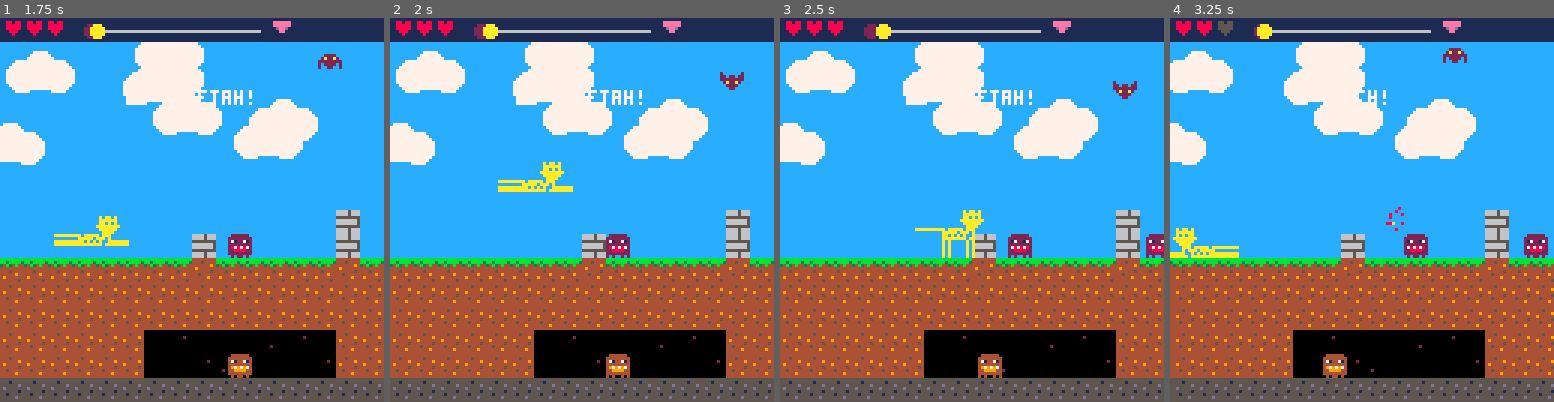
Above: before the commit, frames 1-4 (left to right).
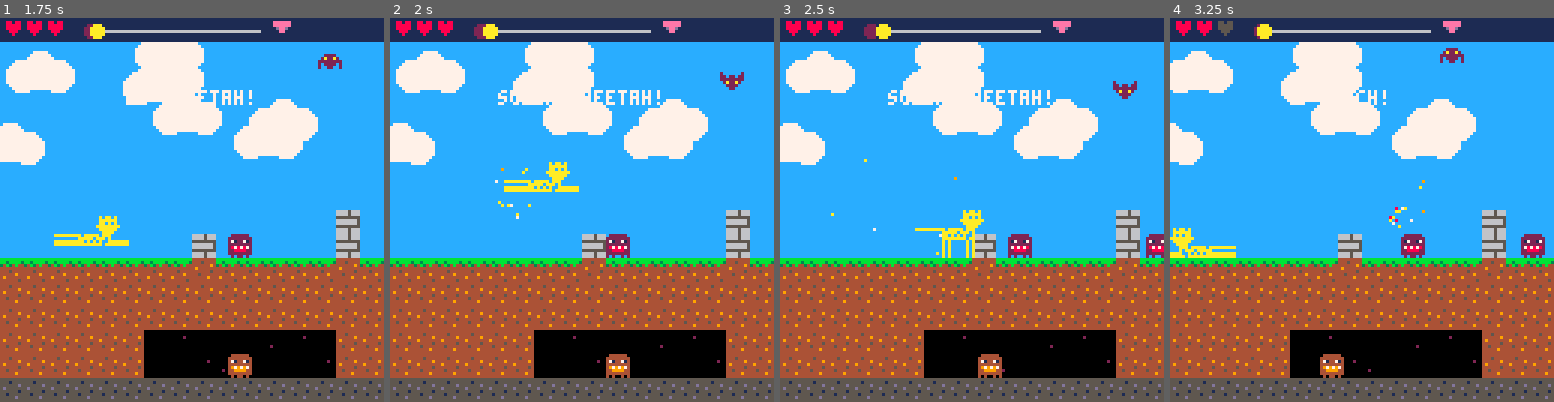
Above: after the commit, the same moments.

Repository: andyreagan/pico-8
Game: PICO-8 cartridge carts/super-animals-2.p8
Two runs of this game, one before a commit and one after it. Both use one fixed random seed, a clock stepped at 60 frames per second and the inputs below.
Inputs:
- Up to frame 1 (1.75 s): tap X (X key) at 0.33, 1.07 s; tap O (Z key) at 0.7, 1.7 s; hold Right from 1.6 s (still down)
- Up to frame 2 (2 s): keep holding Right; tap X (X key) at 1.85 s
- Up to frame 3 (2.5 s): release Right at 2.1 s; tap O (Z key) at 2.1 s; hold Up 2.15-2.42 s; hold Right from 2.47 s (still down)
- Up to frame 4 (3.25 s): tap O (Z key) at 2.5, 2.9 s; tap X (X key) at 2.97 s; release Right at 3.03 s; hold Left from 3.08 s (still down)

Frame 1 is identical in both runs. In frame 2, 0.9% of the frame differs, in the area x 27-71%, y 18-53%; in frame 3, 0.5%; in frame 4, 9.0%, in the area x 0-100%, y 6-100%.

Commit message:
Super Animals 2: invisible power up stars make each animal's power stronger, the fox and eagle see them with eye beams
Co-Authored-By: Claude Fable 5.2 <noreply@anthropic.com>

Diff:
--- a/carts/super-animals-2.p8
+++ b/carts/super-animals-2.p8
@@ -49,23 +49,23 @@
  "................................................................................................",
  "............b.................b...........................b.......................b.............",
  "............................................b.........................b.........................",
- "......................b.........................................b.......................b.......",
- ".....................................b..............m.....b.....................................",
+ "......................b.........................................b..........*............b.......",
+ ".....................................b............*.m.....b.....................................",
  ".................###......b......................sssssss................b.......................",
- ".................................................sssssss..........................sssssss.......",
+ ".....*...........................................sssssss......................*...sssssss.......",
  "..............s.................................ssssssss....................................D...",
- "..P.....s..m..s...m.....m....m...............c.sssssssss.......m................c.....m....sss..",
+ "..P.....s..m..s...m.....m....m...............c*sssssssss.......m................c.....m....sss..",
  "####################iiiiiiiiiii#wwsswwssww##################iiiiii#wwsswwssww###################",
  "################################wwwwwwwwww#########################wwwwwwwwww###################",
  "################################################################################################",
  "######oooooooo########ooooooo#################oooooooooo########################ooooooooo#######",
- "######ooooouoo########oooouoo#################ooouooouoo########################ooooouooo#######",
+ "######oo*oouoo########oooouoo#################ooouooouoo########################ooooouooo#######",
  "BBBBBBBBBBBBBBBBBBBBBBBBBBBBBBBBBBBBBBBBBBBBBBBBBBBBBBBBBBBBBBBBBBBBBBBBBBBBBBBBBBBBBBBBBBBBBBBB",
 }
 
 function load_level()
  mw=#level[1]
- tiles={} mons={} flags={}
+ tiles={} mons={} flags={} stars={}
  for r=0,14 do
   tiles[r]={}
   for c=0,mw-1 do
@@ -84,6 +84,9 @@
    elseif ch=="c" then
     add(flags,{x=x,y=y-8})
     ch="."
+   elseif ch=="*" then
+    add(stars,{x=x,y=y,w=8,h=8})
+    ch=r>=gr and "o" or "."
    elseif ch=="D" then
     gem={x=x-2,y=y-1,w=12,h=9}
     ch="."
@@ -212,6 +215,9 @@
 
 function lose_life(p)
  p.lives-=1
+ -- getting hurt takes your power
+ -- up away
+ p.pow=false
  sfx(4)
  poof(p.x+p.w/2,p.y+p.h/2,{8,7,10})
  if p.lives<=0 then
@@ -350,6 +356,18 @@
   if not f.on and p.x>=f.x then
    f.on=true resx=f.x resy=f.y+16
    sfx(6) msg="checkpoint!" msgt=40
+  end
+ end
+ -- power up stars make your power
+ -- stronger until you get hurt.
+ -- they are invisible! and they
+ -- stay there for your buddy
+ for s in all(stars) do
+  if not p.pow and overlap(p,s) then
+   p.pow=true
+   sfx(8)
+   poof(s.x+4,s.y+4,{10,9,7})
+   msg="super "..c.name.."!" msgt=50
   end
  end
  if overlap(p,{x=gem.x,y=gem.y-12,w=12,h=21}) then
@@ -454,7 +472,8 @@
 function walk(p,c,dir,wet)
  local onice=p.ground and tile_at(p.x+p.w/2,p.y+p.h+1)=="i"
  local spd=c.spd
- if c.name=="cheetah" and btn(5,p.n) then spd=3 end
+ if c.name=="cheetah" and btn(5,p.n) then spd=p.pow and 4 or 3 end
+ if c.name=="eagle" and p.pow then spd=2.2 end
  if onice then
   -- ice slows everyone except
   -- the penguin, who zooms
@@ -462,7 +481,7 @@
  end
  -- the belly slide only works on
  -- ice (it can finish a hop)
- if p.ground and not onice then p.slide=0 end
+ if p.ground and not onice and not p.pow then p.slide=0 end
  if p.slide>0 then
   p.slide-=1
   p.vx=p.face*3
@@ -497,7 +516,7 @@
    -- hold x to flap up, let go to
    -- glide down slowly
    if flap then
-    p.vy=max(p.vy-0.5,-1.8)
+    p.vy=max(p.vy-(p.pow and 0.7 or 0.5),p.pow and -2.8 or -1.8)
    else
     p.vy=min(p.vy,1)
    end
@@ -528,12 +547,15 @@
   p.fire=false
   if btn(5,p.n) and p.fuel>0 then
    p.fire=true
-   p.fuel-=1
+   -- powered up: the fire goes
+   -- twice as far and lasts longer
+   local far=p.pow and 2 or 1
+   p.fuel-=1/far
    if p.fuel%6==0 then sfx(1) end
    local mx=p.face>0 and p.x+p.w or p.x
-   zap({x=p.face>0 and mx or mx-26,y=p.y-3,w=26,h=p.h+6})
-   for i=1,3 do
-    add(parts,{x=mx,y=p.y+3,vx=p.face*(1.5+rnd(2)),vy=rnd(1)-0.5,
+   zap({x=p.face>0 and mx or mx-26*far,y=p.y-3,w=26*far,h=p.h+6})
+   for i=1,3*far do
+    add(parts,{x=mx,y=p.y+3,vx=p.face*(1.5+rnd(2))*far,vy=rnd(1)-0.5,
      c=rnd({8,9,10}),t=6+rnd(8)})
    end
   elseif not btn(5,p.n) then
@@ -541,8 +563,11 @@
   end
  elseif n=="unicorn" then
   if btnp(5,p.n) and p.cool<=0 then
-   add(beams,{x=p.face>0 and p.x+p.w or p.x-12,y=p.y+2,w=12,h=6,
-    vx=4*p.face,vy=btn(2,p.n) and -2.5 or 0})
+   -- powered up: a giant rainbow
+   -- that goes through walls
+   local k=p.pow and 2 or 1
+   add(beams,{x=p.face>0 and p.x+p.w or p.x-12*k,y=p.y+4-2*k,w=12*k,h=6*k,
+    vx=4*p.face,vy=btn(2,p.n) and -2.5 or 0,big=p.pow})
    p.cool=15
    sfx(2)
   end
@@ -555,7 +580,14 @@
   -- it is out
   if p.punch>0 then
    p.punch-=1
-   local a={x=p.face>0 and p.x+p.w or p.x-12,y=p.y,w=12,h=p.h}
+   -- powered up: the punch sends
+   -- out a shock wave
+   local r=p.pow and 28 or 12
+   local a={x=p.face>0 and p.x+p.w or p.x-r,y=p.y,w=r,h=p.h}
+   if p.pow then
+    add(parts,{x=p.face>0 and a.x+12 or a.x+r-12,y=p.y+rnd(p.h),
+     vx=p.face*2,vy=0,c=rnd({7,10}),t=8})
+   end
    zap(a)
    smash(a)
   end
@@ -563,7 +595,7 @@
   dig(p)
  elseif n=="penguin" then
   if btnp(5,p.n) and p.slide<=0 and p.ground
-   and tile_at(p.x+p.w/2,p.y+p.h+1)=="i" then
+   and (p.pow or tile_at(p.x+p.w/2,p.y+p.h+1)=="i") then
    p.slide=30
    sfx(5)
   end
@@ -609,7 +641,7 @@
   add(parts,{x=p.x+p.w/2+p.face*5,y=p.y+p.h-2,vx=-p.face*rnd(1.5),vy=-1-rnd(1),
    c=rnd({4,4,9}),t=8+rnd(6)})
  end
- if p.digt>=7 then
+ if p.digt>=(p.pow and 2 or 7) then
   p.digt=0
   for d in all(q) do
    if tile(d[1],d[2])=="#" then
@@ -661,8 +693,16 @@
   sfx(5)
   -- in your shell you can't hold
   -- on, so you fall off!
-  if p.shell then p.stick=nil end
- end
+  -- (a powered up snail holds on)
+  if p.shell and not p.pow then p.stick=nil end
+ end
+ if p.shell and p.stick then
+  p.vx=0 p.vy=0
+  return true
+ end
+ -- a powered up snail crawls
+ -- twice as fast when stuck
+ local cs=p.pow and 1.2 or 0.6
  if p.shell then
   p.vx=0
   p.vy=min(p.vy+grav,4)
@@ -673,9 +713,9 @@
   local s=p.side
   p.vx=0 p.vy=0
   if btn(2,p.n) then
-   if blocked(p,p.x,p.y-1) then p.stick="ceil" else p.y-=0.6 end
+   if blocked(p,p.x,p.y-1) then p.stick="ceil" else p.y-=cs end
   elseif btn(3,p.n) then
-   if blocked(p,p.x,p.y+1) then p.stick=nil else p.y+=0.6 end
+   if blocked(p,p.x,p.y+1) then p.stick=nil else p.y+=cs end
   end
   if p.stick=="wall" and not blocked(p,p.x+s,p.y) then
    -- climbed past the top: hop on
@@ -689,7 +729,7 @@
   return true
  elseif p.stick=="ceil" then
   p.vy=0
-  p.vx=dir*0.6
+  p.vx=dir*cs
   move(p)
   if p.hitx!=0 then
    p.stick="wall" p.side=p.hitx
@@ -735,7 +775,7 @@
   local b=beams[i]
   b.x+=b.vx b.y+=b.vy
   zap(b)
-  if blocked(b,b.x,b.y) or b.x<camx-20 or b.x>camx+148 or b.y<-10 then
+  if (not b.big and blocked(b,b.x,b.y)) or b.x<camx-30 or b.x>camx+148 or b.y<-10 then
    deli(beams,i)
   end
  end
@@ -804,8 +844,9 @@
   end
  end
  for b in all(beams) do
+  local k=b.h/6
   for i=0,5 do
-   line(b.x,b.y+i,b.x+b.w-1,b.y+i,rc[i+1])
+   rectfill(b.x,b.y+i*k,b.x+b.w-1,b.y+i*k+k-1,rc[i+1])
   end
  end
  for p in all(ps) do
@@ -892,7 +933,11 @@
   sspr(16,32,16,16,x-8,y-16,16,16,fl)
  elseif n=="snail" then
   if p.shell then
-   sspr(52,32,8,7,x-4,y-7)
+   -- the shell stays where the
+   -- snail was stuck
+   sspr(52,32,8,7,
+    p.stick=="wall" and (p.side>0 and p.x+p.w-8 or p.x) or x-4,
+    p.stick=="ceil" and p.y or y-7,8,7,false,p.stick=="ceil")
   elseif p.stick=="wall" then
    sspr(44,32,8,12,p.side>0 and p.x+p.w-8 or p.x,y-12,8,12,p.side<0)
   elseif p.stick=="ceil" then
@@ -930,6 +975,23 @@
   else
    sspr(48,88,14,19,r and x-9 or x-5,y-19-bob,14,19,r)
   end
+ end
+ -- the fox and the eagle have
+ -- beams from their eyes that
+ -- point at the hidden power ups
+ if (n=="fox" or n=="eagle") and not p.bub then
+  local ex,ey=x+p.face*(n=="fox" and 6 or 2),y-(n=="fox" and 7 or 8)
+  for s in all(stars) do
+   if abs(s.x+4-ex)<90 then
+    line(ex,ey,s.x+4,s.y+4,rnd({10,9,7}))
+    print("\146",s.x,s.y+1,t()%0.4<0.2 and 10 or 9)
+   end
+  end
+ end
+ -- powered up animals sparkle
+ if p.pow and rnd()<0.4 then
+  add(parts,{x=p.x+rnd(p.w),y=top+rnd(p.c.sh),vx=0,vy=-0.4,
+   c=rnd({10,7,9}),t=8})
  end
  -- with two players, a little
  -- arrow shows who is who
--- a/docs/super-animals-2/super-animals-2.p8
+++ b/docs/super-animals-2/super-animals-2.p8
@@ -49,23 +49,23 @@
  "................................................................................................",
  "............b.................b...........................b.......................b.............",
  "............................................b.........................b.........................",
- "......................b.........................................b.......................b.......",
- ".....................................b..............m.....b.....................................",
+ "......................b.........................................b..........*............b.......",
+ ".....................................b............*.m.....b.....................................",
  ".................###......b......................sssssss................b.......................",
- ".................................................sssssss..........................sssssss.......",
+ ".....*...........................................sssssss......................*...sssssss.......",
  "..............s.................................ssssssss....................................D...",
- "..P.....s..m..s...m.....m....m...............c.sssssssss.......m................c.....m....sss..",
+ "..P.....s..m..s...m.....m....m...............c*sssssssss.......m................c.....m....sss..",
  "####################iiiiiiiiiii#wwsswwssww##################iiiiii#wwsswwssww###################",
  "################################wwwwwwwwww#########################wwwwwwwwww###################",
  "################################################################################################",
  "######oooooooo########ooooooo#################oooooooooo########################ooooooooo#######",
- "######ooooouoo########oooouoo#################ooouooouoo########################ooooouooo#######",
+ "######oo*oouoo########oooouoo#################ooouooouoo########################ooooouooo#######",
  "BBBBBBBBBBBBBBBBBBBBBBBBBBBBBBBBBBBBBBBBBBBBBBBBBBBBBBBBBBBBBBBBBBBBBBBBBBBBBBBBBBBBBBBBBBBBBBBB",
 }
 
 function load_level()
  mw=#level[1]
- tiles={} mons={} flags={}
+ tiles={} mons={} flags={} stars={}
  for r=0,14 do
   tiles[r]={}
   for c=0,mw-1 do
@@ -84,6 +84,9 @@
    elseif ch=="c" then
     add(flags,{x=x,y=y-8})
     ch="."
+   elseif ch=="*" then
+    add(stars,{x=x,y=y,w=8,h=8})
+    ch=r>=gr and "o" or "."
    elseif ch=="D" then
     gem={x=x-2,y=y-1,w=12,h=9}
     ch="."
@@ -212,6 +215,9 @@
 
 function lose_life(p)
  p.lives-=1
+ -- getting hurt takes your power
+ -- up away
+ p.pow=false
  sfx(4)
  poof(p.x+p.w/2,p.y+p.h/2,{8,7,10})
  if p.lives<=0 then
@@ -350,6 +356,18 @@
   if not f.on and p.x>=f.x then
    f.on=true resx=f.x resy=f.y+16
    sfx(6) msg="checkpoint!" msgt=40
+  end
+ end
+ -- power up stars make your power
+ -- stronger until you get hurt.
+ -- they are invisible! and they
+ -- stay there for your buddy
+ for s in all(stars) do
+  if not p.pow and overlap(p,s) then
+   p.pow=true
+   sfx(8)
+   poof(s.x+4,s.y+4,{10,9,7})
+   msg="super "..c.name.."!" msgt=50
   end
  end
  if overlap(p,{x=gem.x,y=gem.y-12,w=12,h=21}) then
@@ -454,7 +472,8 @@
 function walk(p,c,dir,wet)
  local onice=p.ground and tile_at(p.x+p.w/2,p.y+p.h+1)=="i"
  local spd=c.spd
- if c.name=="cheetah" and btn(5,p.n) then spd=3 end
+ if c.name=="cheetah" and btn(5,p.n) then spd=p.pow and 4 or 3 end
+ if c.name=="eagle" and p.pow then spd=2.2 end
  if onice then
   -- ice slows everyone except
   -- the penguin, who zooms
@@ -462,7 +481,7 @@
  end
  -- the belly slide only works on
  -- ice (it can finish a hop)
- if p.ground and not onice then p.slide=0 end
+ if p.ground and not onice and not p.pow then p.slide=0 end
  if p.slide>0 then
   p.slide-=1
   p.vx=p.face*3
@@ -497,7 +516,7 @@
    -- hold x to flap up, let go to
    -- glide down slowly
    if flap then
-    p.vy=max(p.vy-0.5,-1.8)
+    p.vy=max(p.vy-(p.pow and 0.7 or 0.5),p.pow and -2.8 or -1.8)
    else
     p.vy=min(p.vy,1)
    end
@@ -528,12 +547,15 @@
   p.fire=false
   if btn(5,p.n) and p.fuel>0 then
    p.fire=true
-   p.fuel-=1
+   -- powered up: the fire goes
+   -- twice as far and lasts longer
+   local far=p.pow and 2 or 1
+   p.fuel-=1/far
    if p.fuel%6==0 then sfx(1) end
    local mx=p.face>0 and p.x+p.w or p.x
-   zap({x=p.face>0 and mx or mx-26,y=p.y-3,w=26,h=p.h+6})
-   for i=1,3 do
-    add(parts,{x=mx,y=p.y+3,vx=p.face*(1.5+rnd(2)),vy=rnd(1)-0.5,
+   zap({x=p.face>0 and mx or mx-26*far,y=p.y-3,w=26*far,h=p.h+6})
+   for i=1,3*far do
+    add(parts,{x=mx,y=p.y+3,vx=p.face*(1.5+rnd(2))*far,vy=rnd(1)-0.5,
      c=rnd({8,9,10}),t=6+rnd(8)})
    end
   elseif not btn(5,p.n) then
@@ -541,8 +563,11 @@
   end
  elseif n=="unicorn" then
   if btnp(5,p.n) and p.cool<=0 then
-   add(beams,{x=p.face>0 and p.x+p.w or p.x-12,y=p.y+2,w=12,h=6,
-    vx=4*p.face,vy=btn(2,p.n) and -2.5 or 0})
+   -- powered up: a giant rainbow
+   -- that goes through walls
+   local k=p.pow and 2 or 1
+   add(beams,{x=p.face>0 and p.x+p.w or p.x-12*k,y=p.y+4-2*k,w=12*k,h=6*k,
+    vx=4*p.face,vy=btn(2,p.n) and -2.5 or 0,big=p.pow})
    p.cool=15
    sfx(2)
   end
@@ -555,7 +580,14 @@
   -- it is out
   if p.punch>0 then
    p.punch-=1
-   local a={x=p.face>0 and p.x+p.w or p.x-12,y=p.y,w=12,h=p.h}
+   -- powered up: the punch sends
+   -- out a shock wave
+   local r=p.pow and 28 or 12
+   local a={x=p.face>0 and p.x+p.w or p.x-r,y=p.y,w=r,h=p.h}
+   if p.pow then
+    add(parts,{x=p.face>0 and a.x+12 or a.x+r-12,y=p.y+rnd(p.h),
+     vx=p.face*2,vy=0,c=rnd({7,10}),t=8})
+   end
    zap(a)
    smash(a)
   end
@@ -563,7 +595,7 @@
   dig(p)
  elseif n=="penguin" then
   if btnp(5,p.n) and p.slide<=0 and p.ground
-   and tile_at(p.x+p.w/2,p.y+p.h+1)=="i" then
+   and (p.pow or tile_at(p.x+p.w/2,p.y+p.h+1)=="i") then
    p.slide=30
    sfx(5)
   end
@@ -609,7 +641,7 @@
   add(parts,{x=p.x+p.w/2+p.face*5,y=p.y+p.h-2,vx=-p.face*rnd(1.5),vy=-1-rnd(1),
    c=rnd({4,4,9}),t=8+rnd(6)})
  end
- if p.digt>=7 then
+ if p.digt>=(p.pow and 2 or 7) then
   p.digt=0
   for d in all(q) do
    if tile(d[1],d[2])=="#" then
@@ -661,8 +693,16 @@
   sfx(5)
   -- in your shell you can't hold
   -- on, so you fall off!
-  if p.shell then p.stick=nil end
- end
+  -- (a powered up snail holds on)
+  if p.shell and not p.pow then p.stick=nil end
+ end
+ if p.shell and p.stick then
+  p.vx=0 p.vy=0
+  return true
+ end
+ -- a powered up snail crawls
+ -- twice as fast when stuck
+ local cs=p.pow and 1.2 or 0.6
  if p.shell then
   p.vx=0
   p.vy=min(p.vy+grav,4)
@@ -673,9 +713,9 @@
   local s=p.side
   p.vx=0 p.vy=0
   if btn(2,p.n) then
-   if blocked(p,p.x,p.y-1) then p.stick="ceil" else p.y-=0.6 end
+   if blocked(p,p.x,p.y-1) then p.stick="ceil" else p.y-=cs end
   elseif btn(3,p.n) then
-   if blocked(p,p.x,p.y+1) then p.stick=nil else p.y+=0.6 end
+   if blocked(p,p.x,p.y+1) then p.stick=nil else p.y+=cs end
   end
   if p.stick=="wall" and not blocked(p,p.x+s,p.y) then
    -- climbed past the top: hop on
@@ -689,7 +729,7 @@
   return true
  elseif p.stick=="ceil" then
   p.vy=0
-  p.vx=dir*0.6
+  p.vx=dir*cs
   move(p)
   if p.hitx!=0 then
    p.stick="wall" p.side=p.hitx
@@ -735,7 +775,7 @@
   local b=beams[i]
   b.x+=b.vx b.y+=b.vy
   zap(b)
-  if blocked(b,b.x,b.y) or b.x<camx-20 or b.x>camx+148 or b.y<-10 then
+  if (not b.big and blocked(b,b.x,b.y)) or b.x<camx-30 or b.x>camx+148 or b.y<-10 then
    deli(beams,i)
   end
  end
@@ -804,8 +844,9 @@
   end
  end
  for b in all(beams) do
+  local k=b.h/6
   for i=0,5 do
-   line(b.x,b.y+i,b.x+b.w-1,b.y+i,rc[i+1])
+   rectfill(b.x,b.y+i*k,b.x+b.w-1,b.y+i*k+k-1,rc[i+1])
   end
  end
  for p in all(ps) do
@@ -892,7 +933,11 @@
   sspr(16,32,16,16,x-8,y-16,16,16,fl)
  elseif n=="snail" then
   if p.shell then
-   sspr(52,32,8,7,x-4,y-7)
+   -- the shell stays where the
+   -- snail was stuck
+   sspr(52,32,8,7,
+    p.stick=="wall" and (p.side>0 and p.x+p.w-8 or p.x) or x-4,
+    p.stick=="ceil" and p.y or y-7,8,7,false,p.stick=="ceil")
   elseif p.stick=="wall" then
    sspr(44,32,8,12,p.side>0 and p.x+p.w-8 or p.x,y-12,8,12,p.side<0)
   elseif p.stick=="ceil" then
@@ -930,6 +975,23 @@
   else
    sspr(48,88,14,19,r and x-9 or x-5,y-19-bob,14,19,r)
   end
+ end
+ -- the fox and the eagle have
+ -- beams from their eyes that
+ -- point at the hidden power ups
+ if (n=="fox" or n=="eagle") and not p.bub then
+  local ex,ey=x+p.face*(n=="fox" and 6 or 2),y-(n=="fox" and 7 or 8)
+  for s in all(stars) do
+   if abs(s.x+4-ex)<90 then
+    line(ex,ey,s.x+4,s.y+4,rnd({10,9,7}))
+    print("\146",s.x,s.y+1,t()%0.4<0.2 and 10 or 9)
+   end
+  end
+ end
+ -- powered up animals sparkle
+ if p.pow and rnd()<0.4 then
+  add(parts,{x=p.x+rnd(p.w),y=top+rnd(p.c.sh),vx=0,vy=-0.4,
+   c=rnd({10,7,9}),t=8})
  end
  -- with two players, a little
  -- arrow shows who is who
